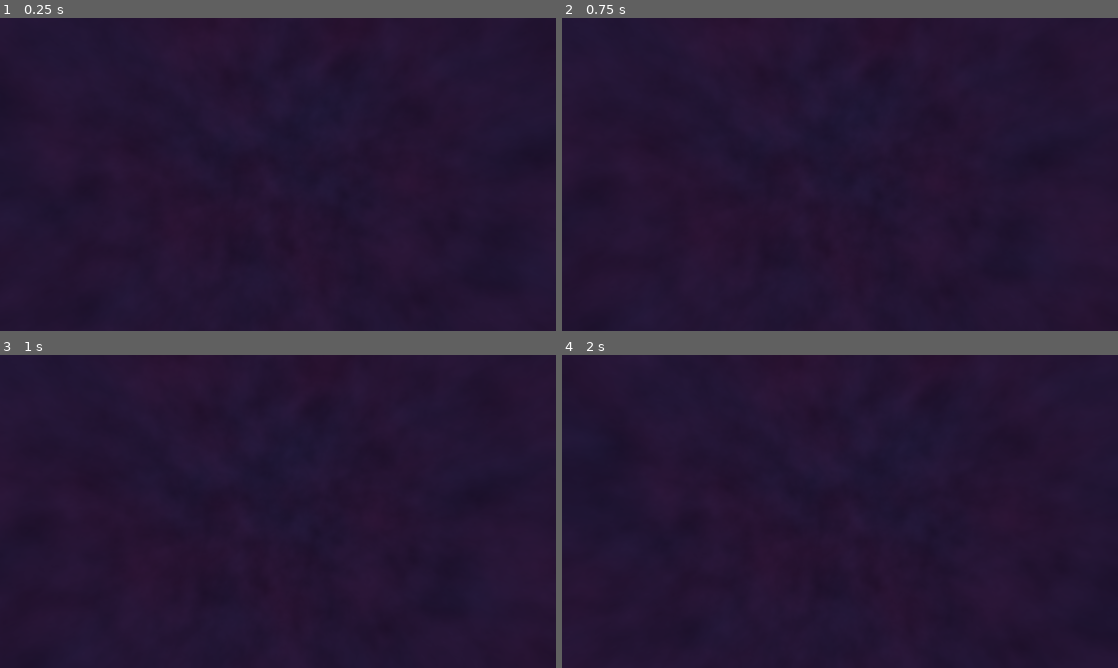
Above: before the commit, frames 1-4 (two rows, left to right).
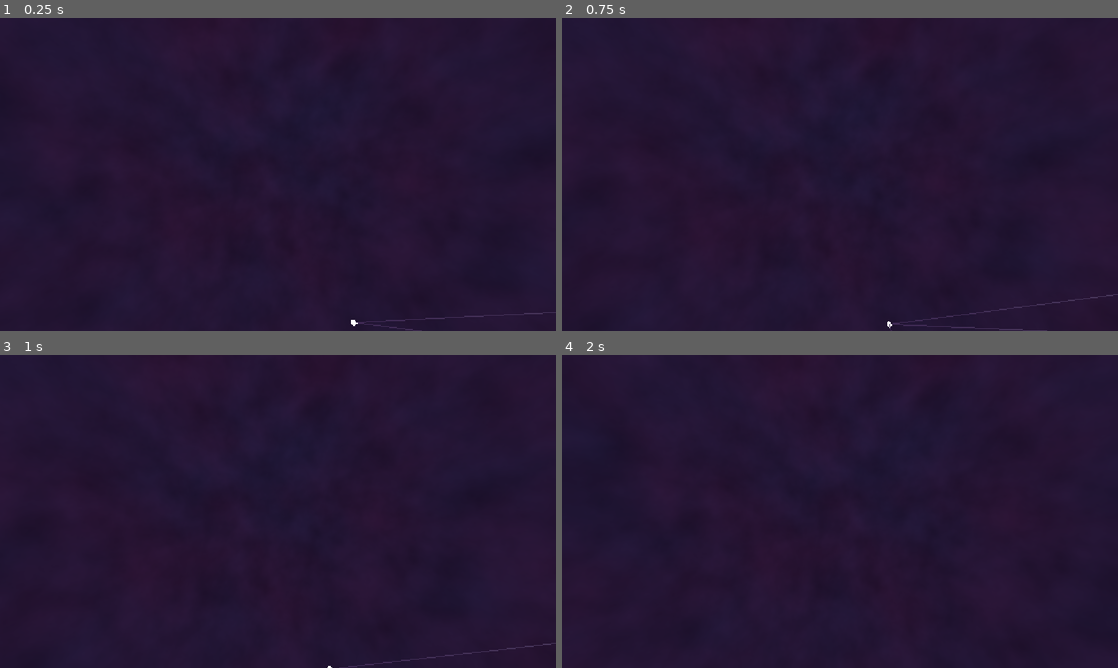
Above: after the commit, the same moments.

Repository: JohnnyEch0/embedding-test
Game: Godot game, scene res://main.tscn
Two runs of this game, one before a commit and one after it. Both use one fixed random seed, a clock stepped at 60 frames per second and the inputs below.
Inputs (mouse positions are in pixels of both pictures, inside the frame that each line leads up to):
- Up to frame 1 (0.25 s): no input
- Up to frame 2 (0.75 s): tap Enter at 0.5 s; move the mouse to (867, 174) at 0.52 s; hold W (move_forward) from 0.53 s (still down)
- Up to frame 3 (1 s): keep holding W (move_forward)
- Up to frame 4 (2 s): keep holding W (move_forward); move the mouse to (812, 511) at 1.27 s

The runs differ from the first frame. In frame 1, 0.2% of the frame differs, in the area x 63-100%, y 94-100%; in frame 2, 0.2%, in the area x 58-100%, y 88-100%; in frame 3, 0.1%; in frame 4, nothing differs.
Error before the commit: Trying to assign value of type 'Dictionary' to a variable of type 'String'. (res://spheres.gd:52)

Commit message:
Support for new Data Structure

Diff:
--- a/godot/main.tscn
+++ b/godot/main.tscn
@@ -44,3 +44,4 @@
 [node name="Spheres" type="Node3D" parent="." unique_id=1652083283]
 script = ExtResource("1_ig7tw")
 show_lines = true
+draw_lines_origin = true
--- a/godot/spheres.gd
+++ b/godot/spheres.gd
@@ -3,6 +3,7 @@
 const STAR_SCENE = preload("res://emb_star.tscn")
 
 const SCALE := 1000
+const ORIGIN = Vector3(0,0,0)
 @export var datapath := "res://data"
 @export var default_filename := ""
 var stars: Array[EmbStar] = []
@@ -10,6 +11,7 @@
 
 @export var radius: float = 0.5
 @export var show_lines := false
+@export var draw_lines_origin := false
 
 func _read_json() -> Variant:
 	var path := _resolve_path()
@@ -48,18 +50,27 @@
 	if data == null:
 		push_error("Failed to load JSON data from " + datapath)
 		return
+
+	# Store all data in temporaries
+	var metadata: Dictionary = data.get("metadata", {})
+	var lines: Array = data.get("lines", [])
+	var verses: Array = data.get("verses", [])
+	var poem: Dictionary = data.get("poem", {})
+
+	if lines.is_empty():
+		push_error("No lines in JSON data")
+		return
+
+	var first_line: Dictionary = lines[0]
+	var words: Array = first_line.get("words", [])
 	var star_data: Array[EmbStarData] = []
-	var first_line: String = data["lines"][0]
-	var emb_dict = data["embedding_dict"]
 
-	for word in first_line.split(" "):
+	for w in words:
+		var emb: Array = w["embedding"].slice(0, 3)
 		var single_star_data = EmbStarData.new()
-		var emb = emb_dict[word].slice(0, 3)
-		# print(word, emb)
-		single_star_data.label = word
+		single_star_data.label = w["word"]
 		single_star_data.spawn_pos = Vector3(emb[0] * SCALE, emb[1] * SCALE, emb[2] * SCALE)
 		star_data.append(single_star_data)
-
 
 	var pairs: Array = []
 	var prev: MeshInstance3D = null
@@ -70,21 +81,23 @@
 
 		add_child(inst)
 		stars.append(inst)
-		if prev: pairs.append([prev, inst])
+		if prev: pairs.append([prev.position, inst.position])
 		prev = inst
 
-		#print("Star created at %s", inst.position)
-		#print("Star created at %s", inst.mesh)
-
 	if show_lines:
+		draw_lines(pairs)
+	if draw_lines_origin:
+		pairs = []
+		for sd in star_data:
+			pairs.append([sd.spawn_pos, ORIGIN])
 		draw_lines(pairs)
 
 
 func draw_lines(pairs: Array):
 	var verts := PackedVector3Array()
 	for p in pairs:
-		verts.append(p[0].position)
-		verts.append(p[1].position)
+		verts.append(p[0])
+		verts.append(p[1])
 	var arrays := []
 	arrays.resize(Mesh.ARRAY_MAX)
 	arrays[Mesh.ARRAY_VERTEX] = verts
